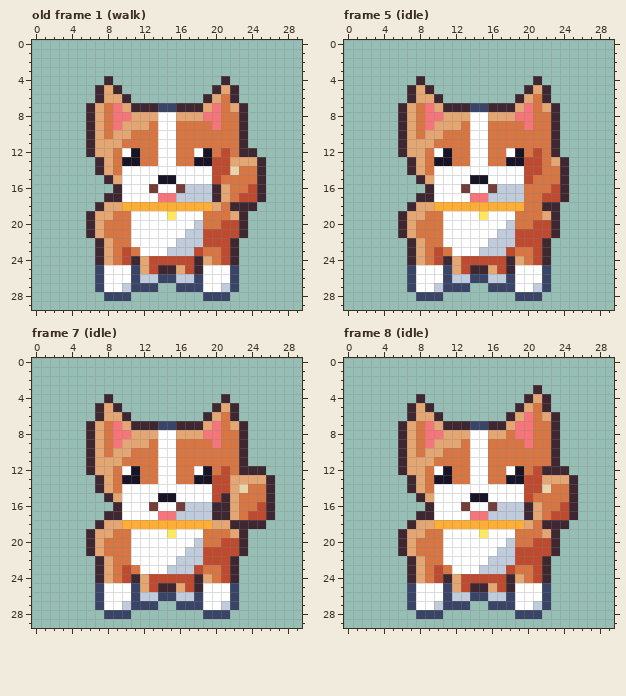
Edited in one commit: pixel-art file (art/minis/other-dog@75.aseprite). Above is the file before it was changed.
30x30 pixels, 8 frames. Shown: old frame 1 (walk), frame 5 (idle), frame 7 (idle), frame 8 (idle). The commit also changed other frames, which this record leaves out.
Once edited:
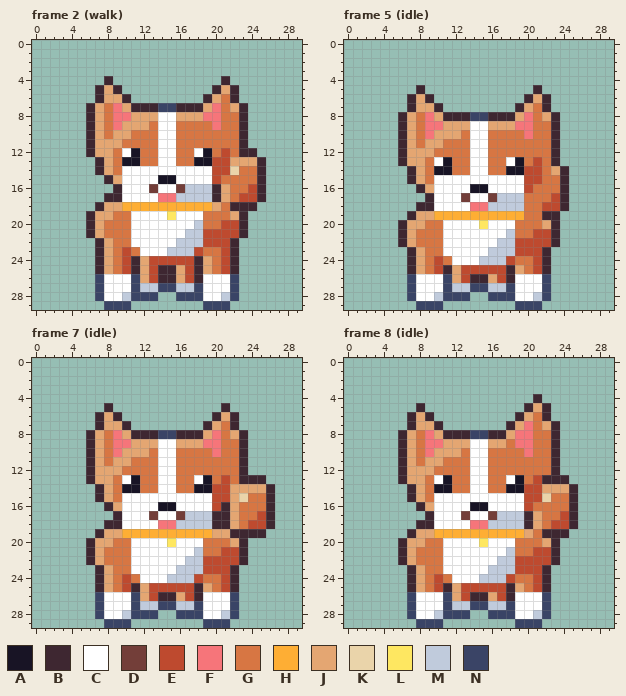
Palette (. is transparent): A #181425  B #3e2731  C #ffffff  D #733e39  E #be4a2f  F #f6757a  G #d77643  H #feae34  J #e4a672  K #ead4aa  L #fee761  M #c0cbdc  N #3a4466
A new or re-ordered frame is compared with the old frame closest to it.
The exact change:
frames re-ordered
Frame 2 (walk) against old frame 1 (walk):
y 25: x 7..11 NCCCN -> BJGEB; x 19..22 CCCN -> JGEB
y 26: x 12..18 MMNNMMN -> JEBBJEB
y 27: x 10 M -> C; x 12..17 NN..NN -> MMNNMM; x 21 M -> C
y 28: x 7..13 .NNN... -> NCCMNNN; x 16..22 ...NNN. -> NNNCCMN
y 29: x 8..10 ... -> NNN; x 19..21 ... -> NNN
Frame 5 (idle):
y 4: x 8 B -> .; x 21 B -> .
y 5: x 7..9 BJB -> .B.; x 20..22 BJB -> .B.
y 6: x 9..10 JB -> B.; x 19..21 BJG -> .BJ
y 7: x 6..20 BJGFJBBBNNBBBJF -> .BJJB........BJ; x 22..23 JB -> B.
y 8: x 10..19 FJJJCCJJJF -> JBBBNNBBBJ; x 22 G -> J
y 9: x 10 J -> F; x 13 G -> J; x 16..19 GGGG -> JJJF
y 10: x 9 J -> F; x 11..12 GG -> JJ; x 20 G -> F
y 11: x 8 J -> G; x 10 G -> J
y 12: x 9..11 GCA -> JGG; x 18..19 CA -> GG; x 21 E -> G
y 13: x 6..7 .B -> BJ; x 10 A -> C; x 18 A -> C; x 20 E -> G; x 23..24 JB -> B.
y 14: x 10..13 CCCC -> AAGG; x 16..19 CCCC -> GGAA; x 23 G -> J
y 15: x 7..9 .BJ -> BJG; x 14..15 AA -> CC; x 21 G -> E
y 16: x 8..9 .B -> BJ; x 13..20 DCCDMMMG -> CAACCCCE; x 23 E -> G
y 17: x 8 B -> .; x 13..16 CFFM -> DCCD; x 22 E -> G
y 18: x 7..19 BJJHHHHHHHHHH -> .BBCCCCFFMMMM; x 22..24 BB. -> EEB
y 19: x 6..7 BJ -> .B; x 9..19 GGCCCCLCCCG -> JHHHHHHHHHH; x 22 J -> B
y 20: x 8 G -> J; x 15 C -> L; x 18 M -> C; x 21..22 EE -> GJ
y 21: x 17 M -> C; x 19..20 EE -> GG
y 22: x 6..8 .BJ -> BJG; x 16 M -> C; x 22..23 B. -> EB
y 23: x 10..11 EG -> GC; x 15 M -> C; x 18..20 EGG -> MEE
y 24: x 11..19 BJEEEEEBJ -> GCCCMMMEG
y 25: x 7..11 NCCCN -> BJGEB; x 14..16 BBJ -> EEE; x 19..22 CCCN -> JGEB
y 26: x 12..18 MMNNMMN -> JEBBJEB
y 27: x 10 M -> C; x 12..17 NN..NN -> MMNNMM; x 21 M -> C
y 28: x 7..13 .NNN... -> NCCMNNN; x 16..22 ...NNN. -> NNNCCMN
y 29: x 8..10 ... -> NNN; x 19..21 ... -> NNN
Frame 7 (idle):
y 4: x 8 B -> .; x 21 B -> .
y 5: x 7..9 BJB -> .B.; x 20..22 BJB -> .B.
y 6: x 9..10 JB -> B.; x 19..21 BJG -> .BJ
y 7: x 6..20 BJGFJBBBNNBBBJF -> .BJJB........BJ; x 22..23 JB -> B.
y 8: x 10..19 FJJJCCJJJF -> JBBBNNBBBJ; x 22 G -> J
y 9: x 10 J -> F; x 13 G -> J; x 16..19 GGGG -> JJJF
y 10: x 9 J -> F; x 11..12 GG -> JJ; x 20 G -> F
y 11: x 8 J -> G; x 10 G -> J
y 12: x 9..11 GCA -> JGG; x 18..19 CA -> GG; x 21 E -> G; x 24..25 BB -> ..
y 13: x 6..7 .B -> BJ; x 10 A -> C; x 18 A -> C; x 20 E -> G; x 22..26 JJJJB -> GBBB.
y 14: x 10..13 CCCC -> AAGG; x 16..19 CCCC -> GGAA; x 23..25 KGG -> JJJ
y 15: x 7..9 .BJ -> BJG; x 14..15 AA -> CC; x 21 B -> E; x 23 G -> K
y 16: x 8..9 .B -> BJ; x 13..20 DCCDMMMB -> CAACCCCE; x 25 E -> G
y 17: x 8 B -> .; x 13..16 CFFM -> DCCD; x 24 E -> G
y 18: x 7..26 BJJHHHHHHHHHHJJBBBB. -> .BBCCCCFFMMMMBBJGEEB
y 19: x 6..7 BJ -> .B; x 9..22 GGCCCCLCCCGGGJ -> JHHHHHHHHHHJJB; x 24..25 .. -> BB
y 20: x 8 G -> J; x 15 C -> L; x 18 M -> C; x 21..22 EE -> GJ
y 21: x 17 M -> C; x 19..20 EE -> GG
y 22: x 6..8 .BJ -> BJG; x 16 M -> C; x 22..23 B. -> EB
y 23: x 10..11 EG -> GC; x 15 M -> C; x 18..20 EGG -> MEE
y 24: x 11..19 BJEEEEEBJ -> GCCCMMMEG
y 25: x 7..11 NCCCN -> BJGEB; x 14..16 BBJ -> EEE; x 19..22 CCCN -> JGEB
y 26: x 12..18 MMNNMMN -> JEBBJEB
y 27: x 10 M -> C; x 12..17 NN..NN -> MMNNMM; x 21 M -> C
y 28: x 7..13 .NNN... -> NCCMNNN; x 16..22 ...NNN. -> NNNCCMN
y 29: x 8..10 ... -> NNN; x 19..21 ... -> NNN
Frame 8 (idle):
y 3: x 21 B -> .
y 4: x 8 B -> .; x 20..22 BJB -> .B.
y 5: x 7..9 BJB -> .B.; x 19..21 BJG -> .BJ
y 6: x 9..10 JB -> B.; x 18..20 BJF -> .BJ; x 22..23 JB -> B.
y 7: x 6..19 BJGFJBBBNNBBJF -> .BJJB.......BJ; x 22 G -> J
y 8: x 10..18 FJJJCCJJG -> JBBBNNBBJ
y 9: x 10 J -> F; x 13 G -> J; x 16..17 GG -> JJ; x 19 G -> F
y 10: x 9 J -> F; x 11..12 GG -> JJ; x 20 G -> F
y 11: x 8 J -> G; x 10 G -> J
y 12: x 9..11 GCA -> JGG; x 18..19 CA -> GG; x 21..22 EB -> GG; x 24 B -> .
y 13: x 6..7 .B -> BJ; x 10 A -> C; x 18 A -> C; x 20 E -> G; x 22..25 JJJB -> BBB.
y 14: x 10..13 CCCC -> AAGG; x 16..19 CCCC -> GGAA; x 22..24 KGG -> JJJ
y 15: x 7..9 .BJ -> BJG; x 14..15 AA -> CC; x 21..22 GG -> EK
y 16: x 8..9 .B -> BJ; x 13..21 DCCDMMMBJ -> CAACCCCEG; x 24 E -> G
y 17: x 8 B -> .; x 13..16 CFFM -> DCCD; x 23 E -> G
y 18: x 7..25 BJJHHHHHHHHHHJGBBB. -> .BBCCCCFFMMMMBJGEEB
y 19: x 6..7 BJ -> .B; x 9..20 GGCCCCLCCCGG -> JHHHHHHHHHHJ; x 22 J -> B; x 24 . -> B
y 20: x 8 G -> J; x 15 C -> L; x 18 M -> C; x 21..22 EE -> GJ
y 21: x 17 M -> C; x 19..20 EE -> GG
y 22: x 6..8 .BJ -> BJG; x 16 M -> C; x 22..23 B. -> EB
y 23: x 10..11 EG -> GC; x 15 M -> C; x 18..20 EGG -> MEE
y 24: x 11..19 BJEEEEEBJ -> GCCCMMMEG
y 25: x 7..11 NCCCN -> BJGEB; x 14..16 BBJ -> EEE; x 19..22 CCCN -> JGEB
y 26: x 12..18 MMNNMMN -> JEBBJEB
y 27: x 10 M -> C; x 12..17 NN..NN -> MMNNMM; x 21 M -> C
y 28: x 7..13 .NNN... -> NCCMNNN; x 16..22 ...NNN. -> NNNCCMN
y 29: x 8..10 ... -> NNN; x 19..21 ... -> NNN
Where, in picture pixels (left, top, right, bottom), the same in both pictures:
changed: (95, 265, 239, 310)
changed: (398, 76, 569, 310)
changed: (86, 394, 275, 628)
changed: (398, 385, 578, 628)
